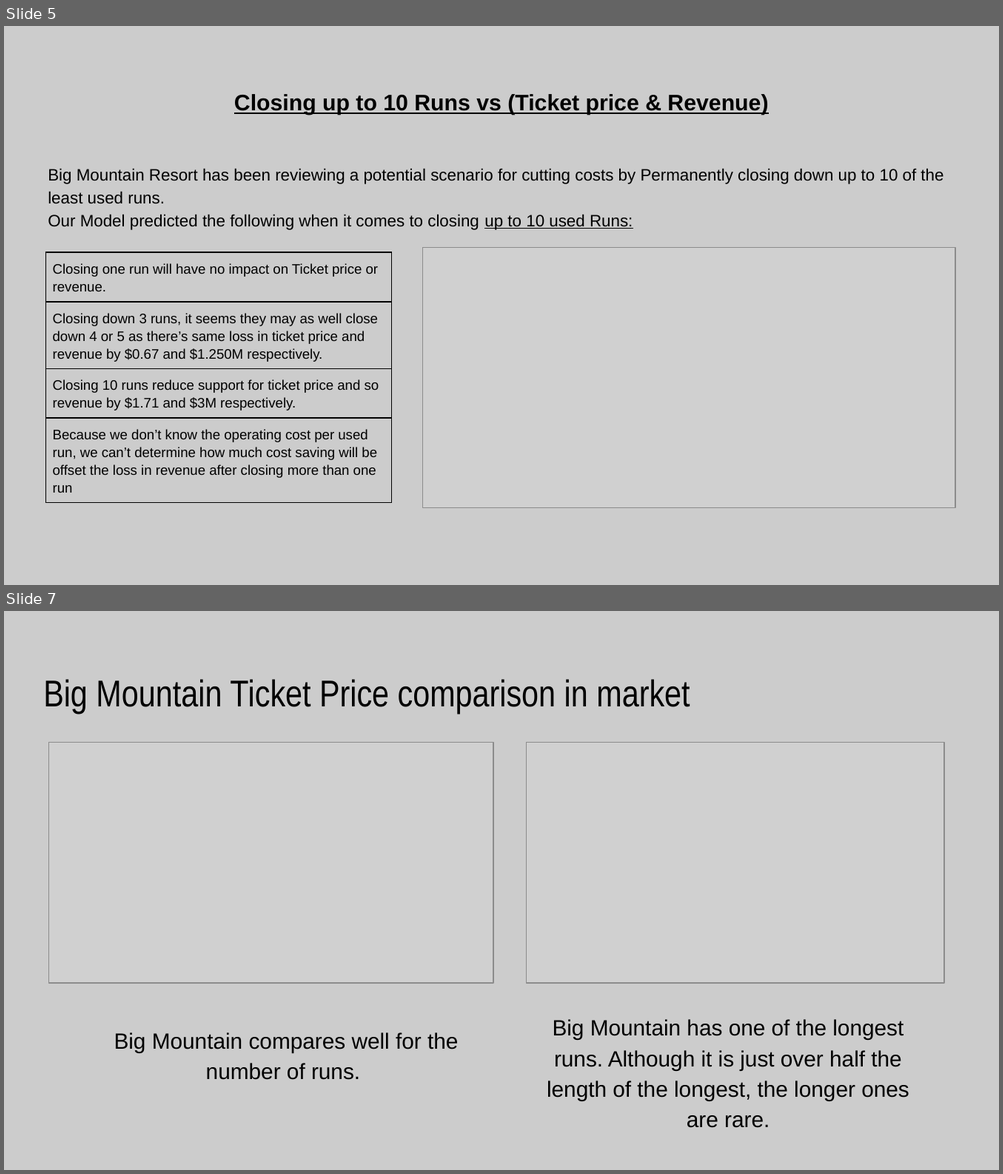
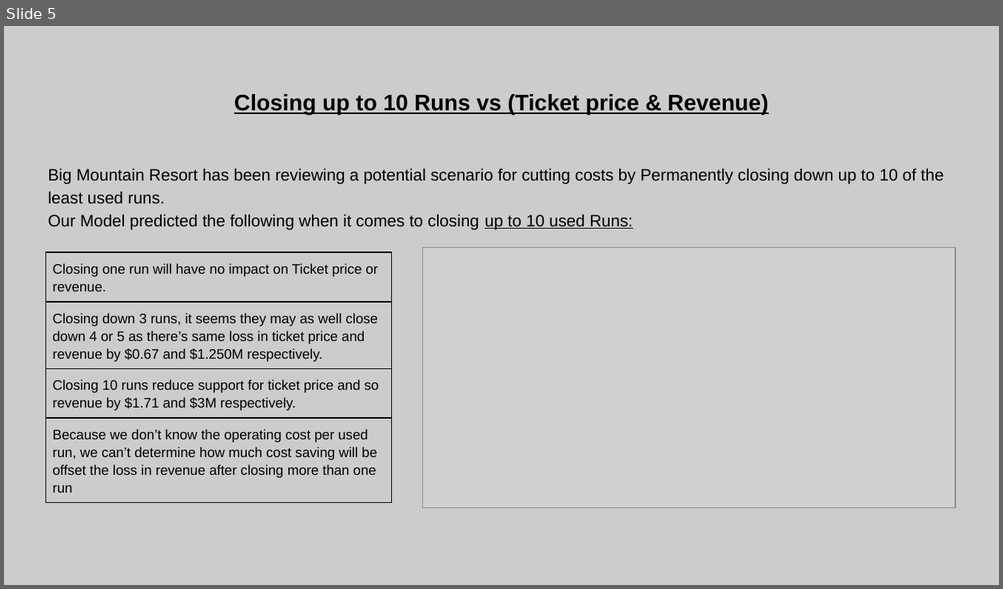
Before and after one commit to shaisid01/Data-Science, a slide deck: CapstoneProjects/Big Mountain Ski Resort/Docs/Project Slides.pptx. Shown one above the other, each under a label of ours: slides 5 and 7 before the commit, slide 5 after it; the slides between them are not shown. The pictures are 1003x1174 and 1003x589 pixels, drawn with LibreOffice and Linux fonts; fonts in the diff are those of the drawing; grey boxes stand for pictures. Boxes give left, top, right and bottom in pixels: in the first picture for what was removed or moved away, otherwise in the second. Text is boxed around its words. In the diff, an @@ line names an element or a change of style, - is before the commit and + after.

```diff
--- a/CapstoneProjects/Big Mountain Ski Resort/Docs/Project Slides.pptx
+++ b/CapstoneProjects/Big Mountain Ski Resort/Docs/Project Slides.pptx
@@ slide 7 removed at [4,611,999,1170], background #CCCCCC @@
@@ title removed at [43,679,689,714] @@
-Big Mountain Ticket Price comparison in market
@@ picture removed at [48,742,493,983] @@
@@ picture removed at [526,742,944,983] @@
@@ text removed at [546,1019,909,1128] @@
-Big Mountain has one of the longest runs. Although it is just over half the length of the longest, the longer ones are rare.
@@ text removed at [114,1033,458,1080] @@
-Big Mountain compares well for the number of runs.
```
Also in this commit, not shown: 3 slides changed, 2 other slides removed, 4 other files.
